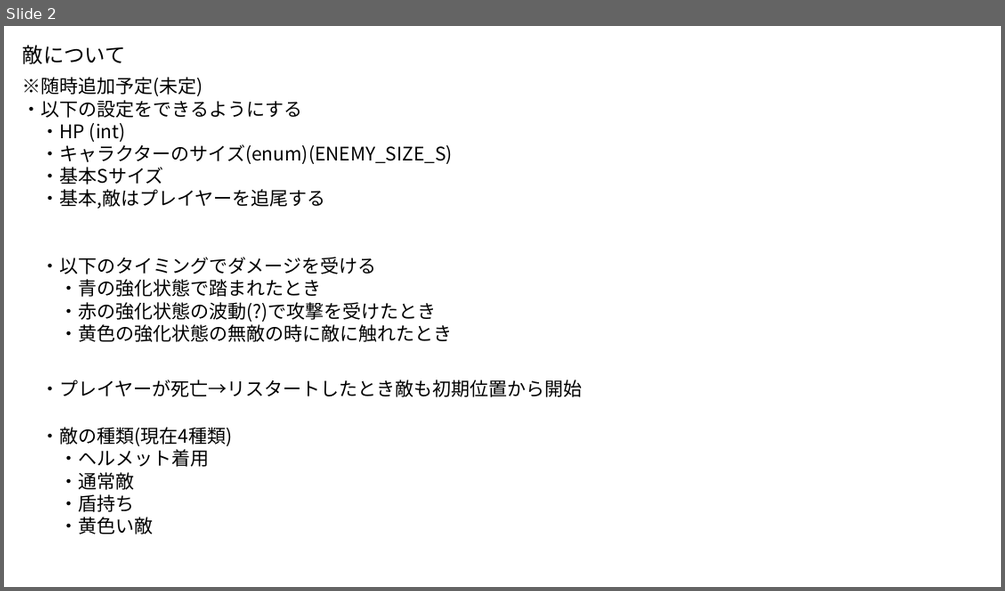
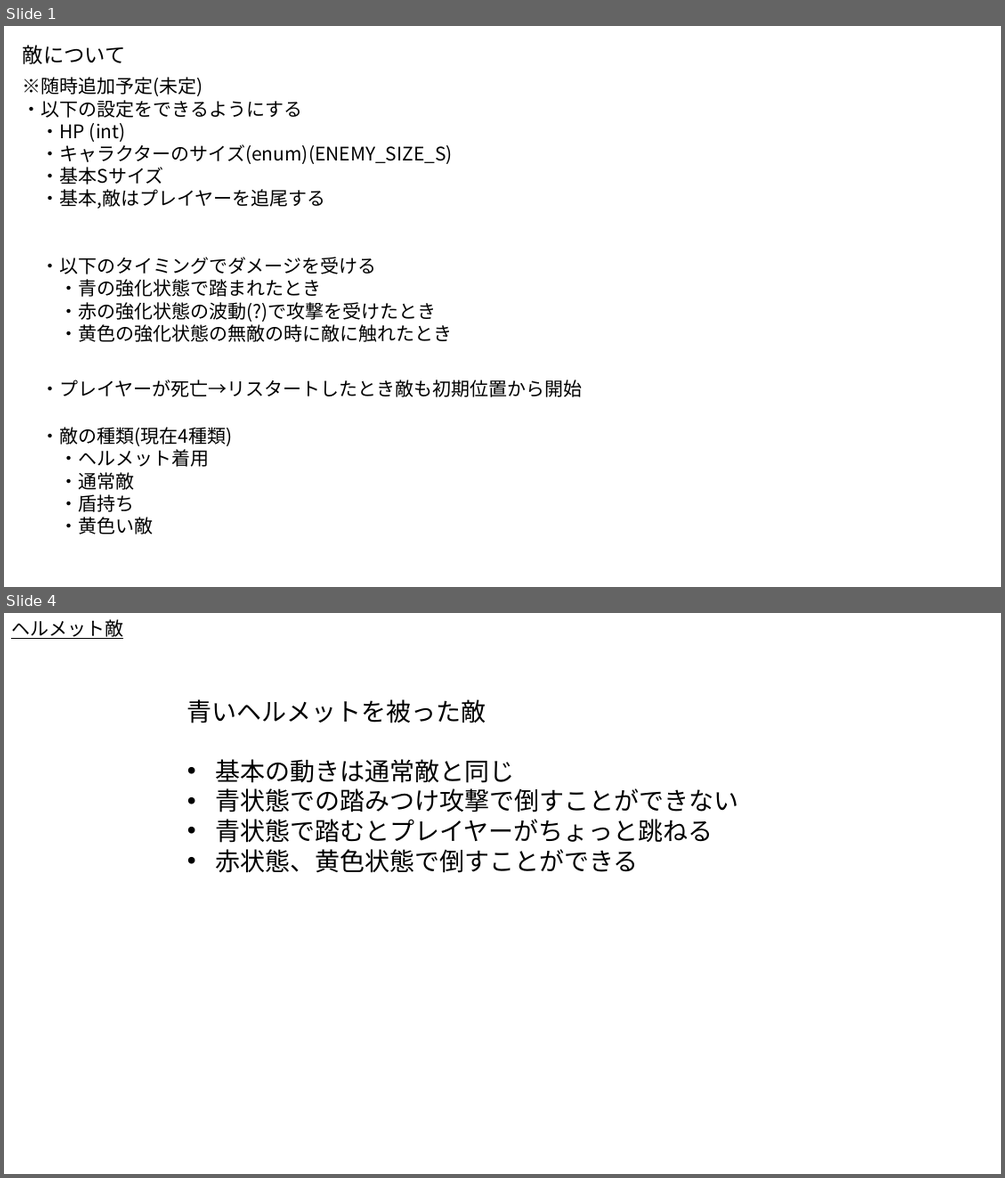
Before and after one commit to Akiyoshi-2/GameProbuctionPractice1, a slide deck: 仕様書/敵.pptx. Shown one above the other, each under a label of ours: slide 2 before the commit, slides 1 and 4 after it; the slides between them are not shown. The pictures are 1005x591 and 1005x1178 pixels, drawn with LibreOffice and Linux fonts; fonts in the diff are those of the drawing. Boxes give left, top, right and bottom in pixels: in the first picture for what was removed or moved away, otherwise in the second. Text is boxed around its words. In the diff, an @@ line names an element or a change of style, - is before the commit and + after.

```diff
--- a/仕様書/敵.pptx
+++ b/仕様書/敵.pptx
@@ slide 4 added at (x1=4, y1=613, x2=1001, y2=1174), background #FFFFFF @@
@@ text added at (x1=11, y1=619, x2=123, y2=639), 18 pt, text #000000, underline @@
+ヘルメット敵
@@ text added at (x1=187, y1=699, x2=738, y2=873), 24 pt, text #000000 @@
+青いヘルメットを被った敵
+• 基本の動きは通常敵と同じ
+• 青状態での踏みつけ攻撃で倒すことができない
+• 青状態で踏むとプレイヤーがちょっと跳ねる
+• 赤状態、黄色状態で倒すことができる
@@ what was slide 2 is now slide 1 @@
```
Also in this commit, not shown: 4 other slides added, 5 slides removed.
